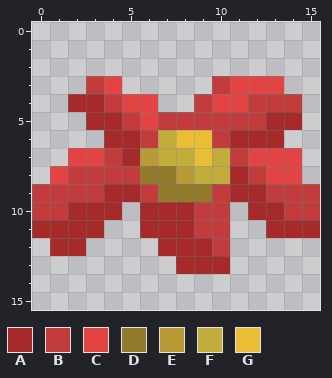
Pixel-art sprite, stored at Drillbird_sprites/Objects/climber_flower_neutral.png. Above: the version before the commit.
The file is 16x16 pixels.
Palette (. is transparent): A #a62a2a  B #c23c3c  C #e34343  D #937a2b  E #ba9a37  F #c2ad3c  G #e9be34
Pixels before, first column x 0:
 3 ...BC.....BCCC..
 4 ..AABCC..BCCBBB.
 5 ...AABCBBBBBBAA.
 6 ....AABFGGBAAA..
 7 ..CCBAEFFGFBCCC.
 8 .CBBBBDDEFFABCC.
 9 BBBBAABDDDBAABBB
10 BBAAA.AAABB.AABB
11 AAAA..AAABB..AAA
12 .AA....AAAB.....
13 ........AAA.....
And afterwards:
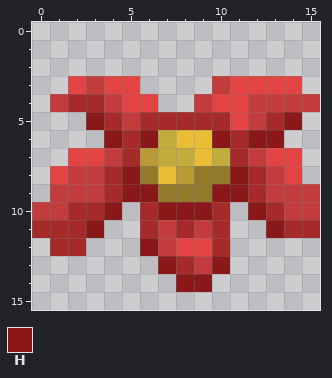
Colours new in this view: H #8a1818
Difference:
y 3: x 2 . -> C; x 5 . -> C; x 14 . -> C
y 4: x 1 . -> B; x 15 . -> B
y 5: x 3 A -> H; x 6..11 CBBBBB -> AAAAAC; x 14 A -> H
y 6: x 4 A -> H; x 6 B -> H; x 10 B -> H; x 12..13 AA -> HH
y 7: x 11..12 BC -> AB
y 8: x 4..5 BB -> AH; x 7 D -> G; x 9..13 FFABC -> DDHAB
y 9: x 0 B -> .; x 5..6 AB -> HH; x 10..11 BA -> HH
y 10: x 4 A -> H; x 7..10 AABB -> HHHA; x 12 A -> H
y 11: x 3 A -> H; x 7 A -> B; x 10 B -> A; x 13 A -> H
y 12: x 6..10 .AAAB -> HBCCA
y 13: x 7 . -> H; x 9..10 AA -> BH
y 14: x 8..9 .. -> HH
